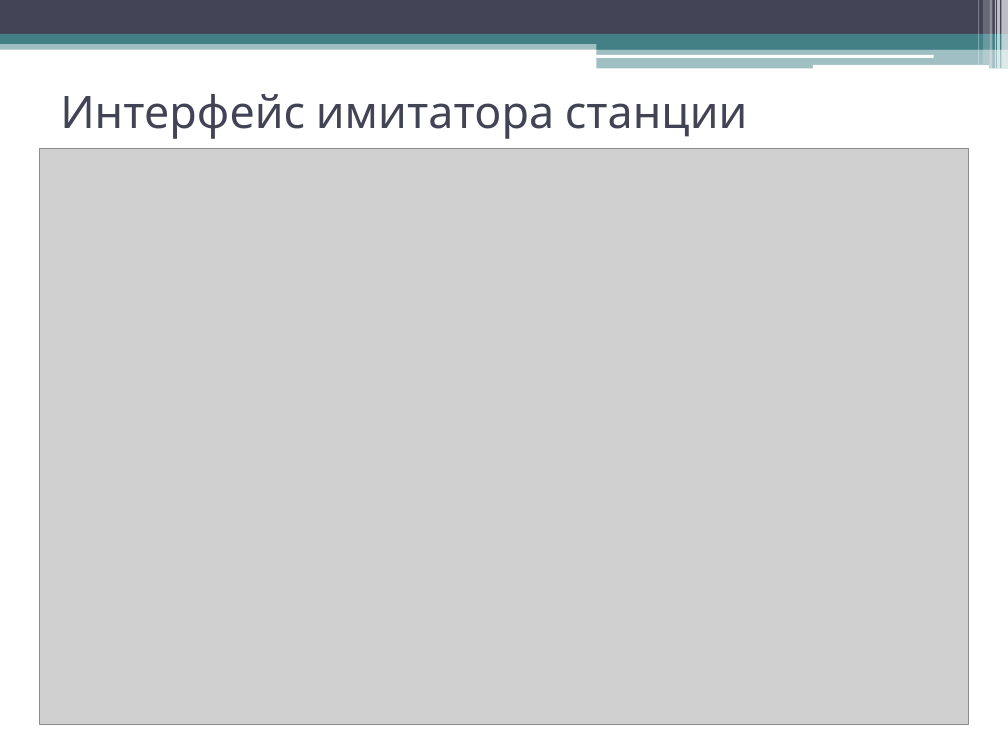
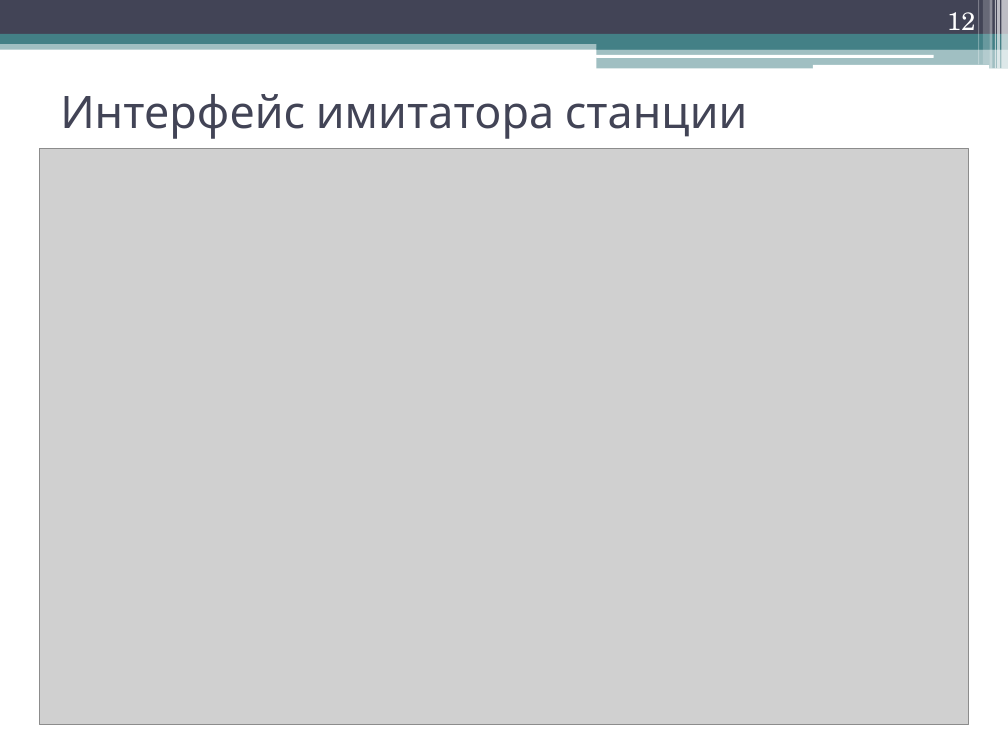
Before and after one commit to Filatoff73/Diplom, a slide deck: slide 12 of Диплом мой/Презентация/Presentation_Filatov_RK6-123.pptx. Drawn at 1008x756 pixels with LibreOffice and Linux fonts; fonts in the diff are those of the drawing; grey boxes stand for pictures. Boxes give left, top, right and bottom in pixels: in the first picture for what was removed or moved away, otherwise in the second. Text is boxed around its words. In the diff, an @@ line names an element or a change of style, - is before the commit and + after.

```diff
--- a/Диплом мой/Презентация/Presentation_Filatov_RK6-123.pptx
+++ b/Диплом мой/Презентация/Presentation_Filatov_RK6-123.pptx
@@ page number added at bbox=[947, 12, 975, 38], 18 pt, text #FFFFFF @@
+12
```
Also in this commit, not shown: 12 other slides changed, 1 slide added, 1 other file.
